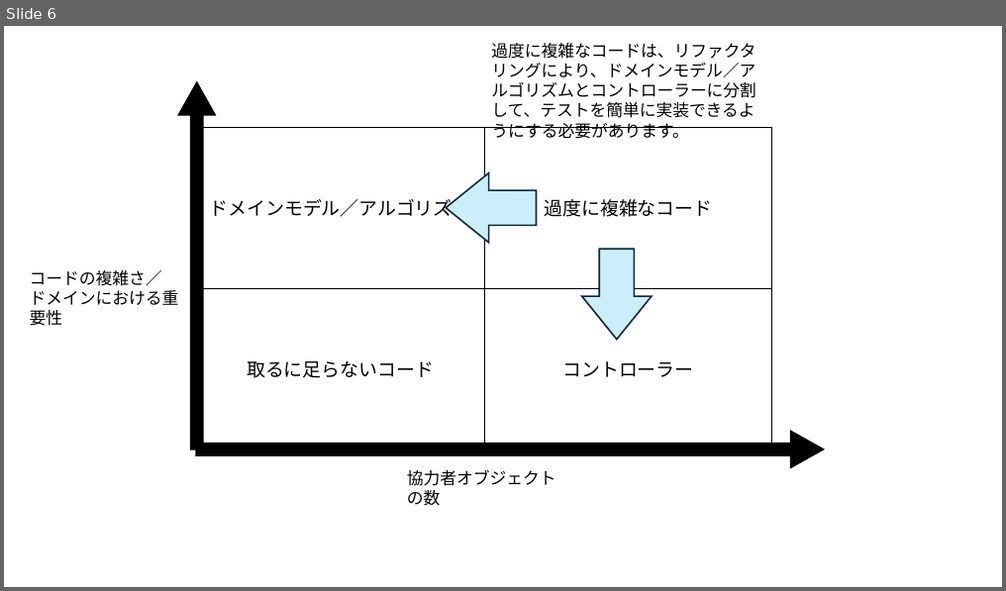
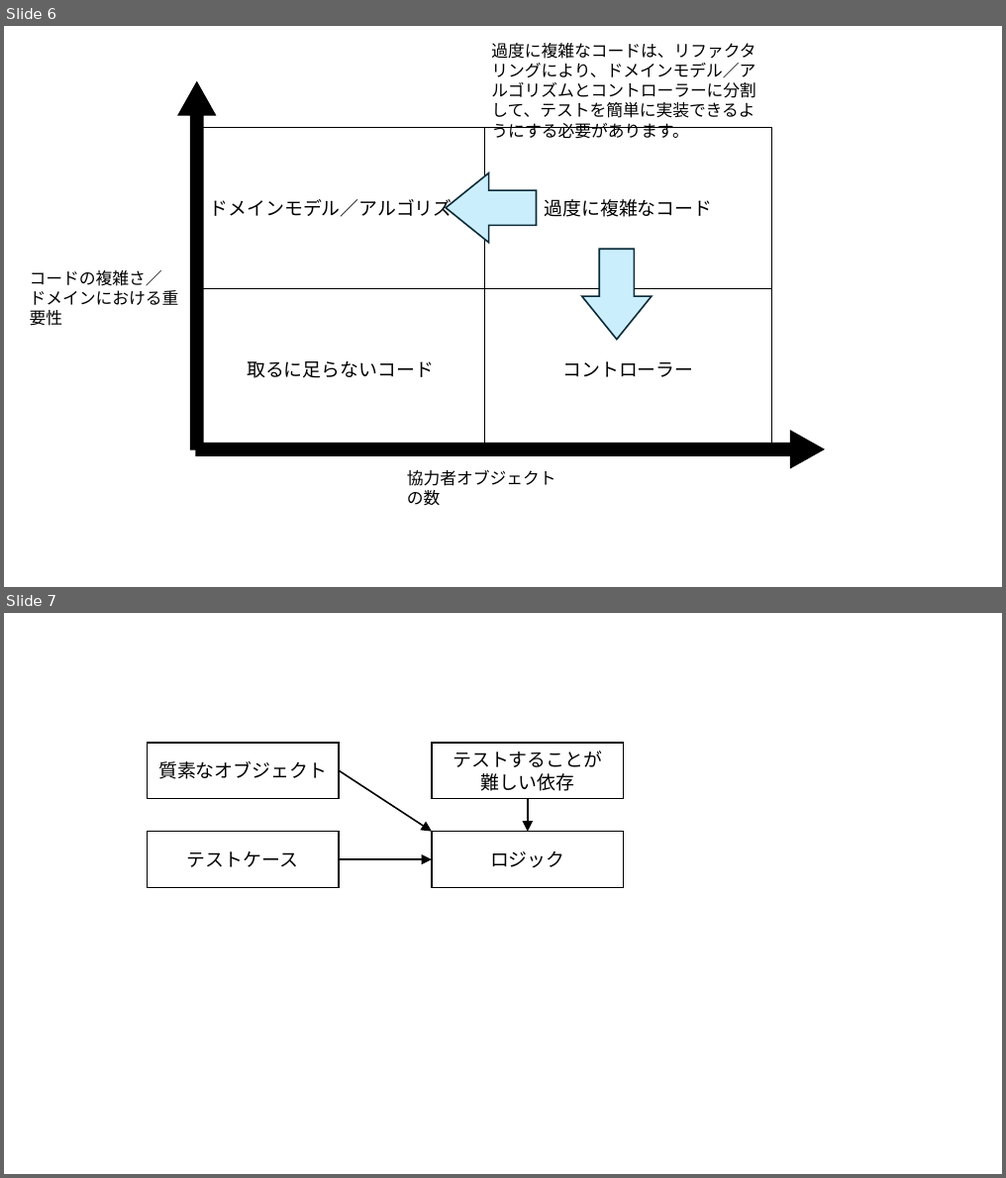
Before and after one commit to xjr1300/how-to-test-in-python, a slide deck: images/images.pptx. Shown one above the other, each under a label of ours: slide 6 before the commit, slides 6 and 7 after it. The pictures are 1006x591 and 1006x1178 pixels, drawn with LibreOffice and Linux fonts; fonts in the diff are those of the drawing. Boxes give left, top, right and bottom in pixels: in the first picture for what was removed or moved away, otherwise in the second. Text is boxed around its words. In the diff, an @@ line names an element or a change of style, - is before the commit and + after.

```diff
--- a/images/images.pptx
+++ b/images/images.pptx
@@ slide 7 added at (4,613,1002,1174), background #FFFFFF @@
@@ rectangle added at (147,743,339,799), fill #FFFFFF, outline #000000 1.5 pt, 18 pt, text #000000 @@
+質素なオブジェクト
@@ rectangle added at (432,743,623,799), fill #FFFFFF, outline #000000 1.5 pt, 18 pt, text #000000 @@
+テストすることが
+難しい依存
@@ arrow added from (339, 771) to (432, 832), #000000 1.5 pt @@
@@ arrow added from (528, 799) to (528, 832), #000000 1.5 pt @@
@@ rectangle added at (147,832,339,888), fill #FFFFFF, outline #000000 1.5 pt, 18 pt, text #000000 @@
+テストケース
@@ rectangle added at (432,832,623,888), fill #FFFFFF, outline #000000 1.5 pt, 18 pt, text #000000 @@
+ロジック
@@ arrow added from (339, 861) to (432, 861), #000000 1.5 pt @@
```
Also in this commit, not shown: 4 other files.
